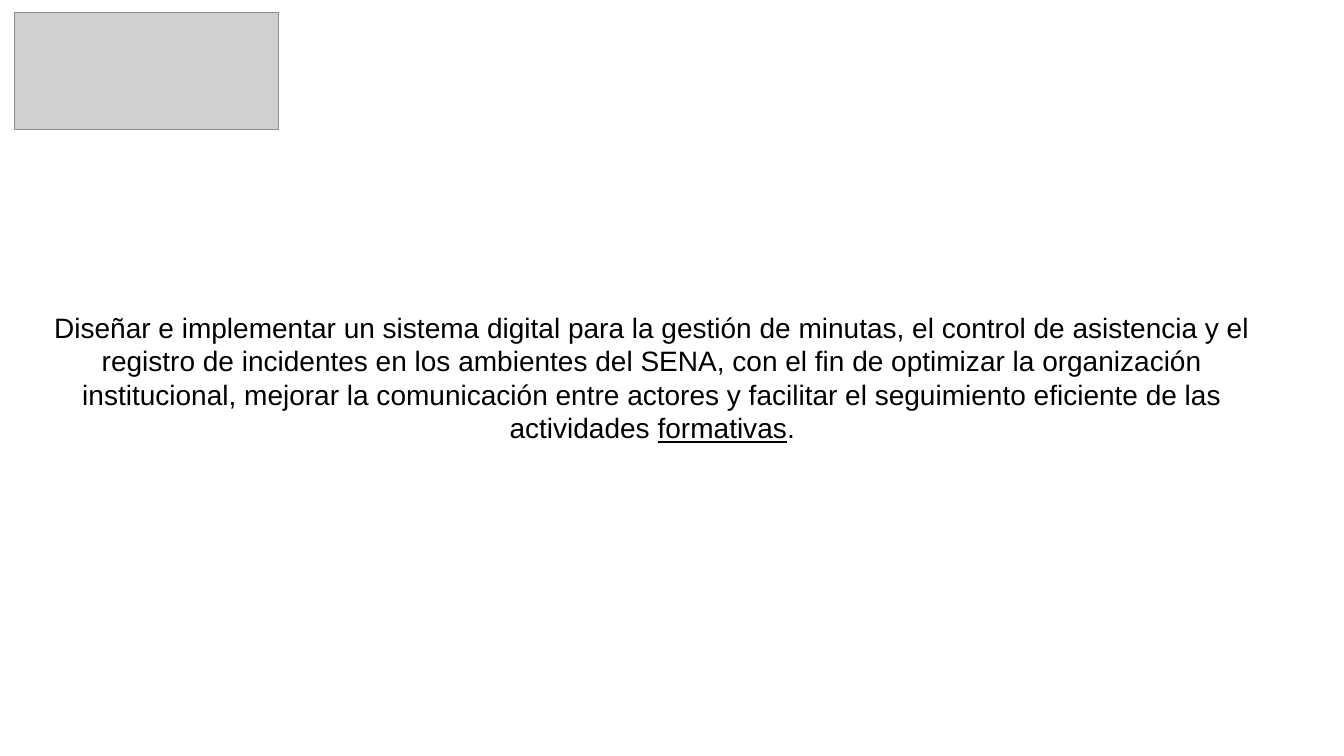
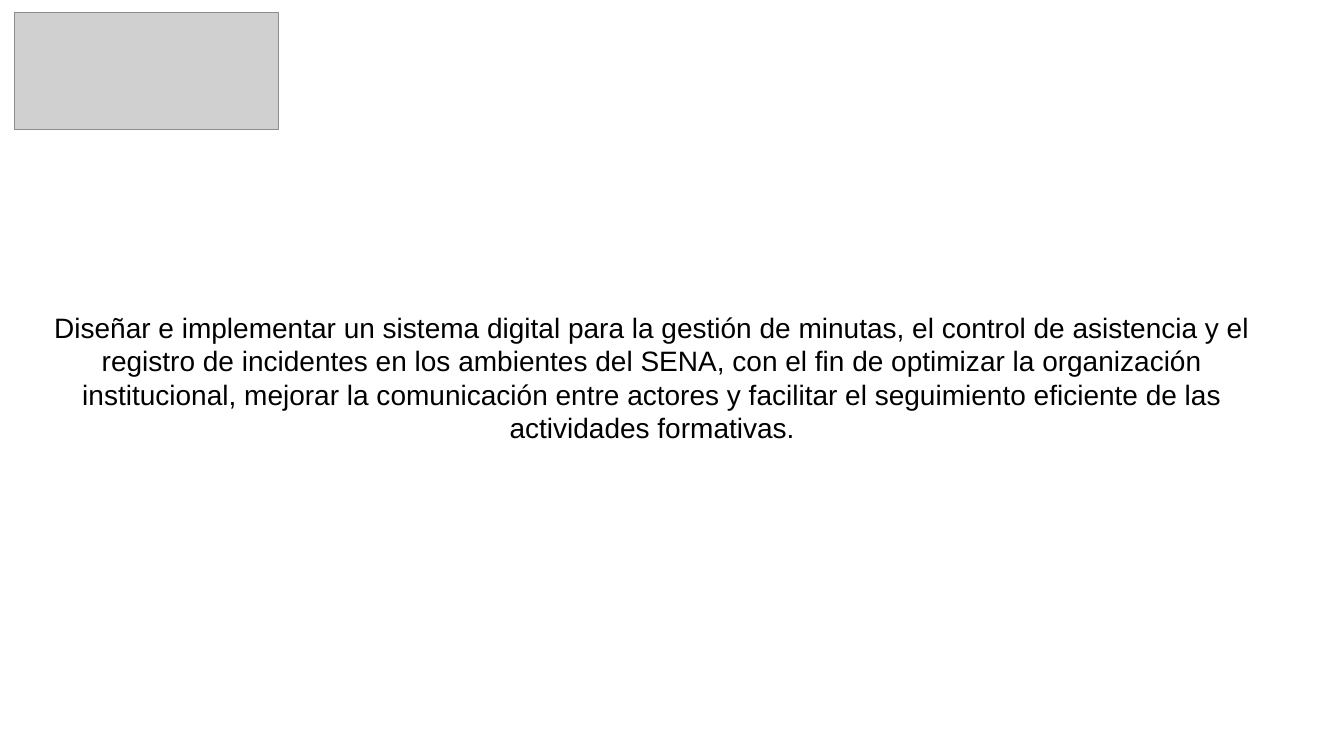
Before and after one commit to scrumteamlmack/Repositorio-de-equipo-3, a slide deck: slide 5 of Arquitectura de software/L-MACK/SUTENTACION 3B L-MACK.pptx. Drawn at 1344x756 pixels with LibreOffice and Linux fonts; fonts in the diff are those of the drawing; grey boxes stand for pictures; background and template pictures are left out. Boxes give left, top, right and bottom in pixels: in the first picture for what was removed or moved away, otherwise in the second. Text is boxed around its words. In the diff, an @@ line names an element or a change of style, - is before the commit and + after.

Commit message:
doc: se modifica el archivo

```diff
--- a/Arquitectura de software/L-MACK/SUTENTACION 3B L-MACK.pptx
+++ b/Arquitectura de software/L-MACK/SUTENTACION 3B L-MACK.pptx
@@ text "Diseñar e implementar un sistema ..." at [54,317,1249,439]: underline off in "formativas." @@
```
